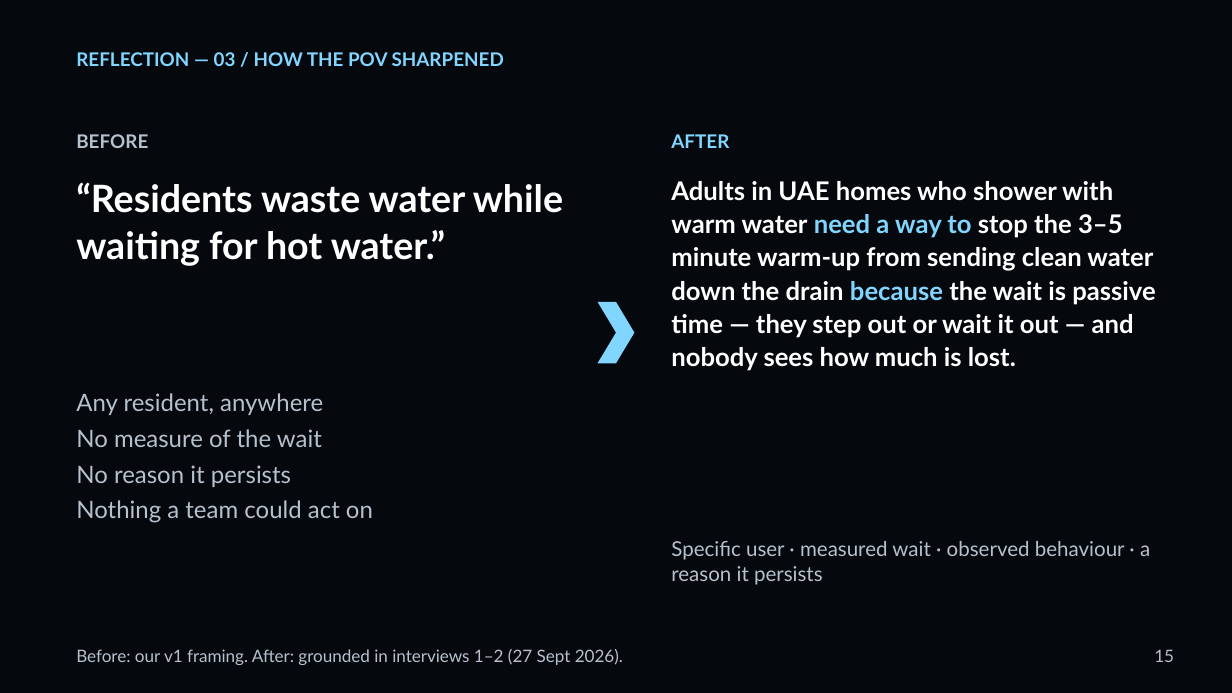
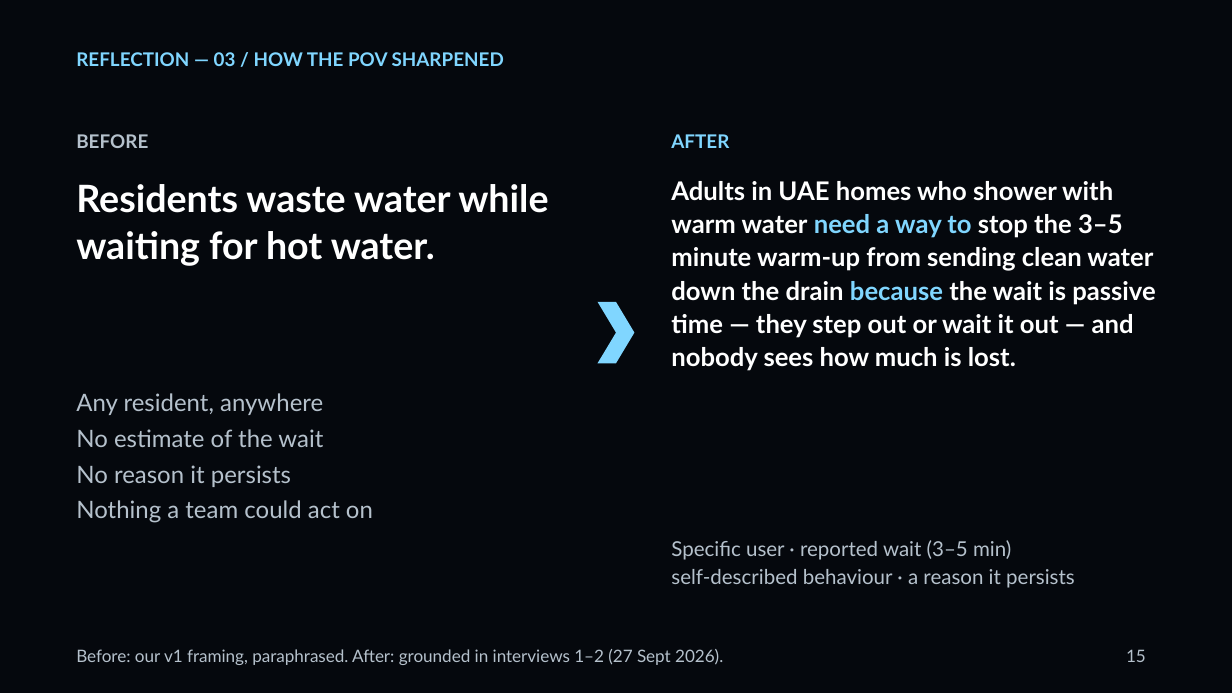
Before and after one commit to nour256/sdsds, a slide deck: slide 15 of IEN_301_Project_1_v2.pptx. Drawn at 1232x693 pixels with LibreOffice and Linux fonts; fonts in the diff are those of the drawing. Boxes give left, top, right and bottom in pixels: in the first picture for what was removed or moved away, otherwise in the second. Text is boxed around its words. In the diff, an @@ line names an element or a change of style, - is before the commit and + after.

```diff
--- a/IEN_301_Project_1_v2.pptx
+++ b/IEN_301_Project_1_v2.pptx
@@ text at (76,184,548,266): text changed @@
-“Residents waste water while waiting for hot water.”
+Residents waste water while waiting for hot water.
@@ text at (76,429,323,447): text changed @@
-No measure of the wait
+No estimate of the wait
@@ text at (671,540,1075,588): text changed @@
-Specific user · measured wait · observed behaviour · a reason it persists
+Specific user · reported wait (3–5 min)
+self-described behaviour · a reason it persists
@@ text at (76,649,723,665): text changed @@
-Before: our v1 framing. After: grounded in interviews 1–2 (27 Sept 2026).
+Before: our v1 framing, paraphrased. After: grounded in interviews 1–2 (27 Sept 2026).
@@ text "15" at (1126,649,1146,662): alignment right to left @@
```
Also in this commit, not shown: 15 other slides changed, 5 other files.
